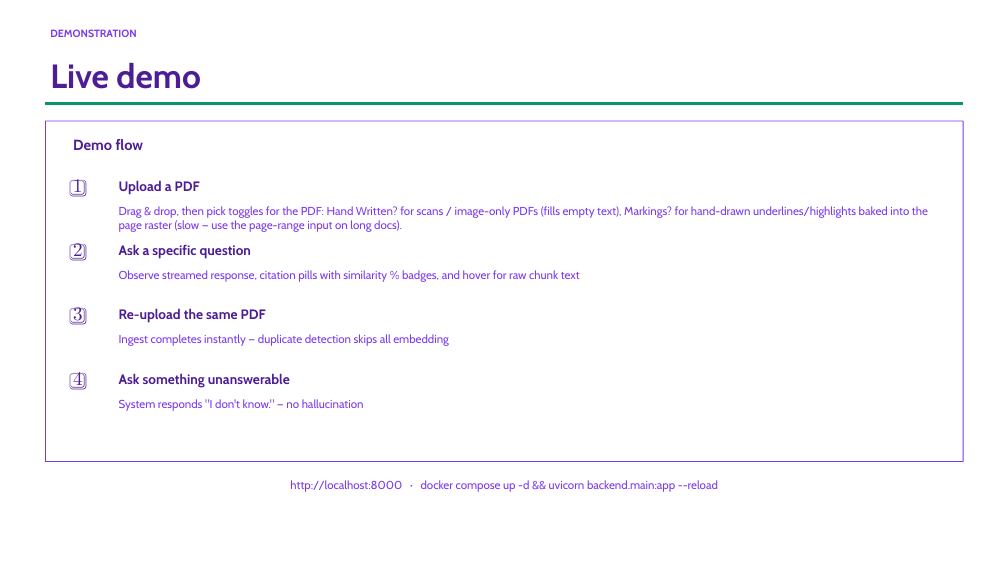
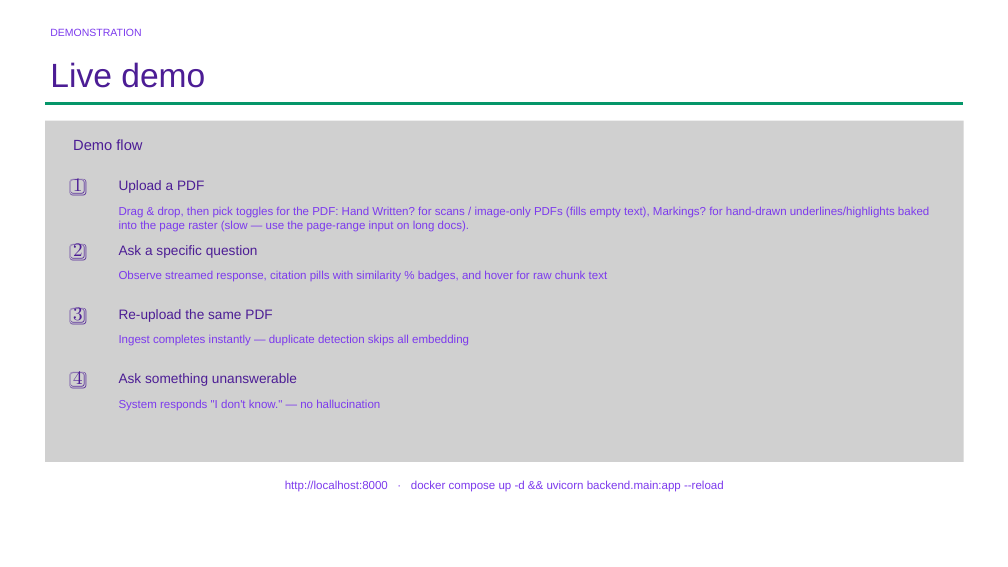
Before and after one commit to GaneshMadarasu/nymbl-demo-RAG-system, a slide deck: slide 8 of NYMBL-DOCRAG.pptx (slide 10 before the commit). Drawn at 1008x567 pixels with LibreOffice and Linux fonts; fonts in the diff are those of the drawing; grey boxes stand for pictures. Boxes give left, top, right and bottom in pixels: in the first picture for what was removed or moved away, otherwise in the second. Text is boxed around its words. In the diff, an @@ line names an element or a change of style, - is before the commit and + after.

```diff
--- a/NYMBL-DOCRAG.pptx
+++ b/NYMBL-DOCRAG.pptx
@@ freeform shape removed at box(45, 121, 963, 462) @@
@@ freeform shape removed at box(45, 120, 963, 462) @@
@@ picture added at box(45, 120, 963, 462) @@
@@ font Cabin to Arial, bold off in 7 elements at box(50, 28, 141, 36), box(50, 62, 205, 88), box(119, 245, 258, 258), box(119, 180, 204, 193), box(119, 309, 272, 322), box(119, 373, 297, 386), box(73, 139, 142, 150) @@
@@ font Cabin to Arial in 9 elements at box(119, 206, 929, 232), box(119, 399, 380, 411), box(119, 270, 608, 282), box(119, 334, 469, 346), box(285, 480, 724, 492), box(73, 371, 82, 389), box(73, 307, 82, 325), box(73, 243, 82, 261), box(73, 178, 82, 196) @@
```
Also in this commit, not shown: 9 other slides changed, 4 slides removed.
